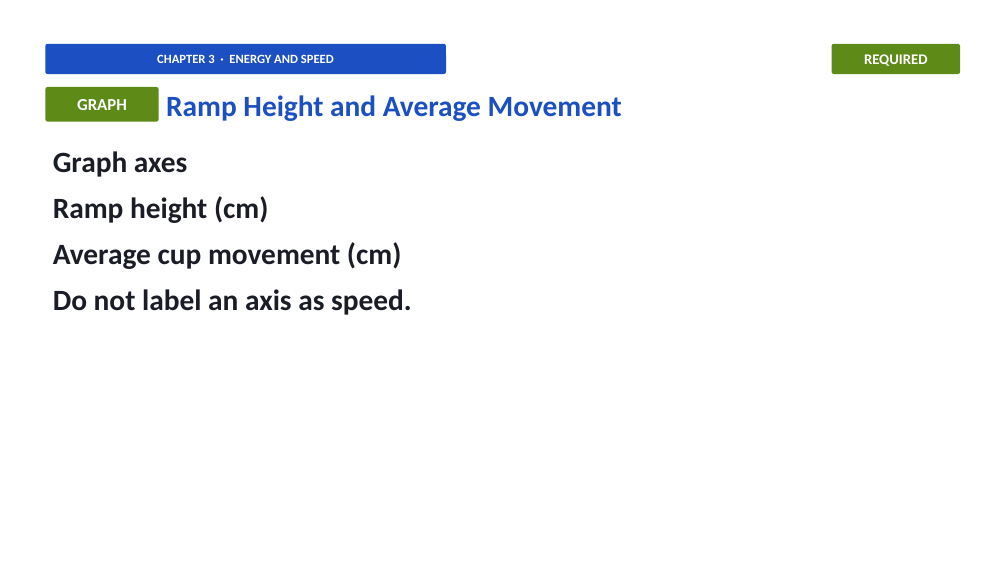
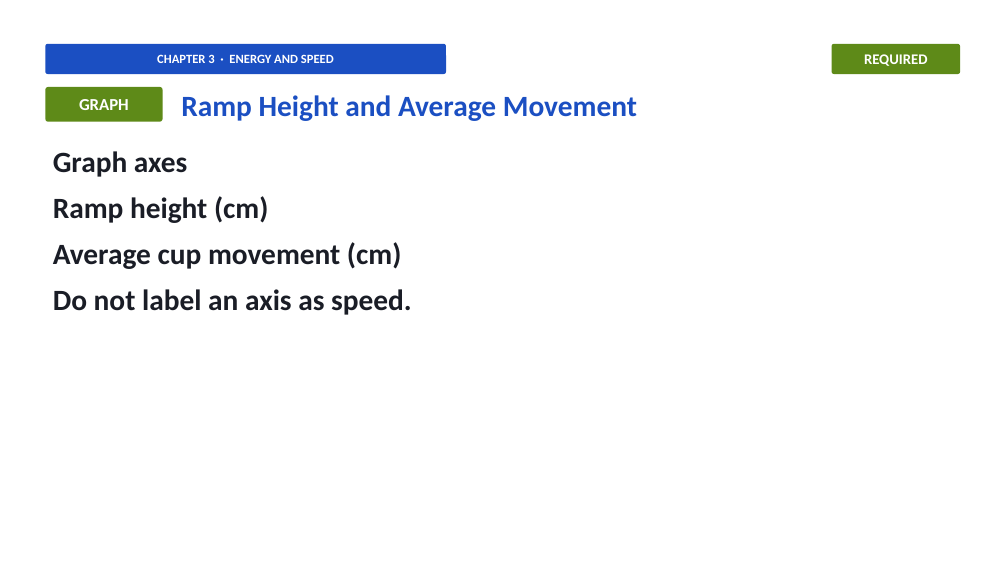
Before and after one commit to owenreagan-cyber/grade-4-energy-transfer-transformation, a slide deck: slide 24 of production/slides/03-ch3-energy-speed-slides.pptx. Drawn at 1008x567 pixels with LibreOffice and Linux fonts; fonts in the diff are those of the drawing. Boxes give left, top, right and bottom in pixels: in the first picture for what was removed or moved away, otherwise in the second. Text is boxed around its words. In the diff, an @@ line names an element or a change of style, - is before the commit and + after.

```diff
--- a/production/slides/03-ch3-energy-speed-slides.pptx
+++ b/production/slides/03-ch3-energy-speed-slides.pptx
@@ rounded rectangle "GRAPH": place and size @@
-rounded rectangle "GRAPH" at (45,87,159,122)
+rounded rectangle "GRAPH" at (45,87,163,122)
@@ text "Ramp Height and Average Movement": place and size @@
-text "Ramp Height and Average Movement" at (166,95,622,121)
+text "Ramp Height and Average Movement" at (181,95,637,121)
```
Also in this commit, not shown: 39 other slides changed, 16 other files.
